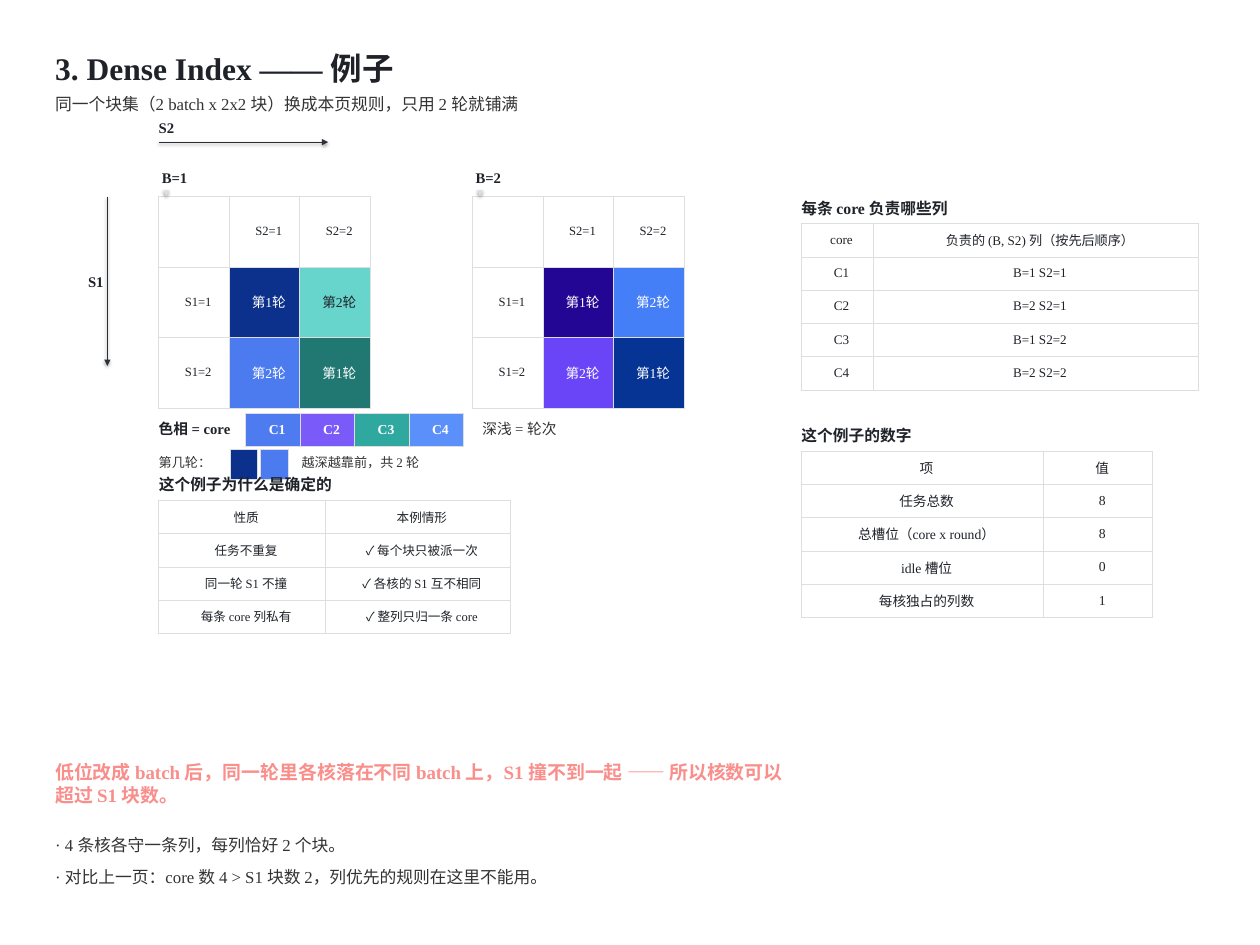
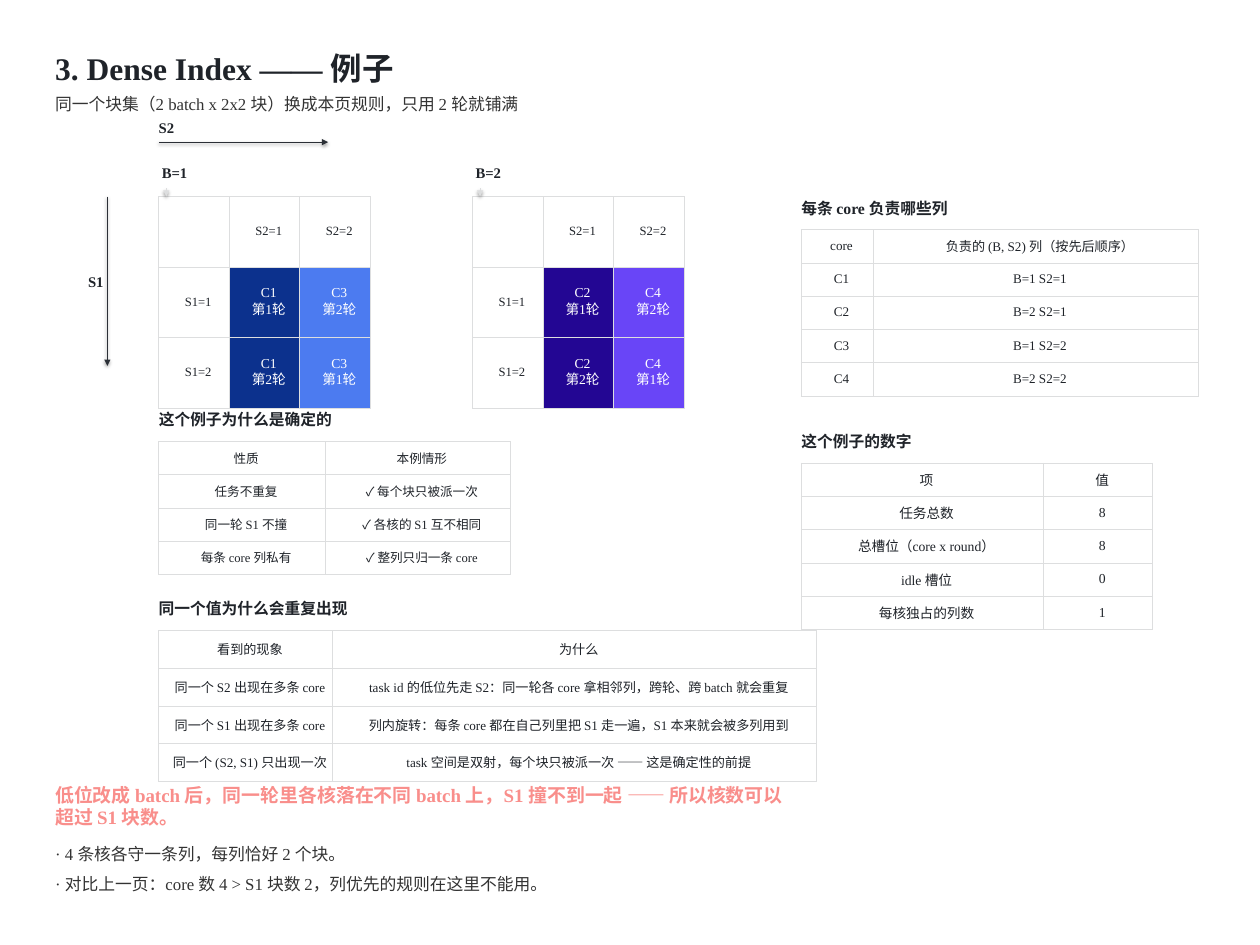
Before and after one commit to guomc9/SeeTen, a slide deck: slide 6 of cases/flash-attention-det-accum/out/v4-index-schedules-rev2.pptx. Drawn at 1260x945 pixels with LibreOffice and Linux fonts; fonts in the diff are those of the drawing. Boxes give left, top, right and bottom in pixels: in the first picture for what was removed or moved away, otherwise in the second. Text is boxed around its words. In the diff, an @@ line names an element or a change of style, - is before the commit and + after.

```diff
--- a/cases/flash-attention-det-accum/out/v4-index-schedules-rev2.pptx
+++ b/cases/flash-attention-det-accum/out/v4-index-schedules-rev2.pptx
@@ text "B=1": place and size @@
-text "B=1" at bbox=[162, 173, 188, 183]
+text "B=1" at bbox=[162, 168, 188, 178]
@@ text "B=2": place and size @@
-text "B=2" at bbox=[476, 173, 502, 183]
+text "B=2" at bbox=[476, 168, 502, 178]
@@ table at bbox=[159, 197, 370, 534] @@
-row 2, column 2: 第1轮
+row 2, column 2: C1 / 第1轮
-row 2, column 3: 第2轮
+row 2, column 3: C3 / 第2轮
-row 3, column 2: 第2轮
+row 3, column 2: C1 / 第2轮
-row 3, column 3: 第1轮
+row 3, column 3: C3 / 第1轮
@@ fill #68D5CD to #4C7BF0 in row 2, column 3 @@
@@ fill #4C7BF0 to #0C318D in row 3, column 2 @@
@@ fill #217872 to #4C7BF0 in row 3, column 3 @@
@@ table at bbox=[472, 197, 683, 697] @@
-row 2, column 2: 第1轮
+row 2, column 2: C2 / 第1轮
-row 2, column 3: 第2轮
+row 2, column 3: C4 / 第2轮
-row 3, column 2: 第2轮
+row 3, column 2: C2 / 第2轮
-row 3, column 3: 第1轮
+row 3, column 3: C4 / 第1轮
@@ fill #447FF8 to #6945F7 in row 2, column 3 @@
@@ fill #6945F7 to #230693 in row 3, column 2 @@
@@ fill #053494 to #6945F7 in row 3, column 3 @@
@@ table: place and size @@
-table at bbox=[801, 224, 1198, 390]
+table at bbox=[801, 230, 1198, 396]
@@ text "这个例子为什么是确定的": place and size @@
-text "这个例子为什么是确定的" at bbox=[159, 475, 332, 492]
+text "这个例子为什么是确定的" at bbox=[159, 411, 332, 427]
@@ table removed at bbox=[246, 413, 300, 444], 1 rows, 1 columns @@
-C1
@@ table removed at bbox=[300, 413, 354, 444], 1 rows, 1 columns @@
-C2
@@ table removed at bbox=[354, 413, 409, 444], 1 rows, 1 columns @@
-C3
@@ table removed at bbox=[409, 413, 463, 444], 1 rows, 1 columns @@
-C4
@@ table: place and size @@
-table at bbox=[159, 500, 510, 633]
+table at bbox=[159, 441, 510, 574]
@@ text removed at bbox=[159, 421, 231, 435] @@
-色相 = core
@@ table removed at bbox=[231, 449, 258, 475], 1 rows, 1 columns @@
-
@@ table removed at bbox=[261, 449, 288, 475], 1 rows, 1 columns @@
-
@@ text removed at bbox=[482, 421, 556, 435] @@
-深浅 = 轮次
@@ text "这个例子的数字": place and size @@
-text "这个例子的数字" at bbox=[801, 427, 911, 443]
+text "这个例子的数字" at bbox=[801, 433, 911, 449]
@@ text removed at bbox=[159, 456, 211, 468] @@
-第几轮：
@@ text removed at bbox=[302, 456, 419, 468] @@
-越深越靠前，共 2 轮
@@ 2 texts, 1 table: place and size @@
-2 texts, 1 table at bbox=[65, 451, 1153, 885]
+2 texts, 1 table at bbox=[65, 463, 1153, 892]
@@ text added at bbox=[159, 600, 348, 616], 15 pt, text #1F2329, bold @@
+同一个值为什么会重复出现
@@ table added at bbox=[159, 630, 816, 782], 4 rows, 2 columns @@
+看到的现象 | 为什么
+同一个 S2 出现在多条 core | task id 的低位先走 S2：同一轮各 core 拿相邻列，跨轮、跨 batch 就会重复
+同一个 S1 出现在多条 core | 列内旋转：每条 core 都在自己列里把 S1 走一遍，S1 本来就会被多列用到
+同一个 (S2, S1) 只出现一次 | task 空间是双射，每个块只被派一次 —— 这是确定性的前提
@@ text "低位改成 batch 后，同一轮里各核落在不同 batch 上，S1 ...": place and size @@
-text "低位改成 batch 后，同一轮里各核落在不同 batch 上，S1 ..." at bbox=[55, 763, 782, 804]
+text "低位改成 batch 后，同一轮里各核落在不同 batch 上，S1 ..." at bbox=[55, 786, 782, 826]
```
Also in this commit, not shown: 15 other slides changed, 2 other files.
